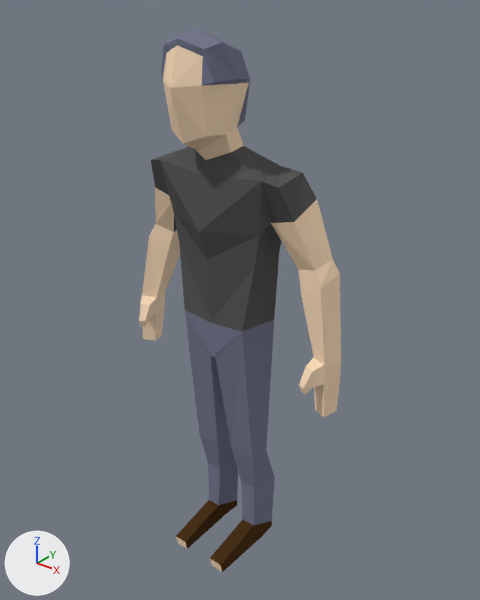
The Blender file Assets/FBX/Character/Character.blend as it was, and as the next commit left it.
One viewpoint serves both versions: a 50 mm camera at (1.57, -1.75, 2.63) aimed at (0.04, 0.16, 1.44). Every picture has the same lights, and +X, +Y and +Z are marked at lower left.
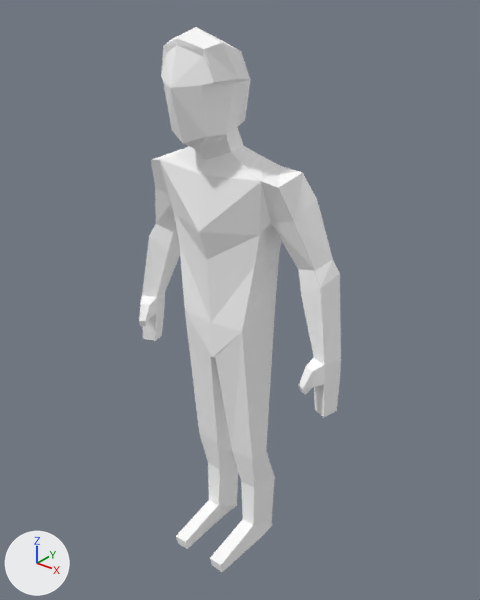
Changed parts and their boxes [x1, y1, x2, y2] in the pictures (480 x 600 px):
part 1 of me_cube_030, recoloured (beige to grey)
    both: [139, 45, 341, 572]
part 2 of me_cube_030, recoloured (grey to white)
    both: [151, 146, 317, 332]
part 3 of me_cube_030, recoloured (blue to grey)
    both: [161, 27, 275, 526]
part 4 of me_cube_030, recoloured (brown to white)
    both: [176, 500, 272, 572]

Diff of the bpy script that builds the scene:
```diff
--- a/Assets/FBX/Character/Character.blend.py
+++ b/Assets/FBX/Character/Character.blend.py
@@ mat_character @@
+mat_character = diffuse_material('Character')
+mat_character.base_color = (1.0, 1.0, 1.0)  # white #ffffff
@@ me_cube_030 @@
 me_cube_030.from_pydata(...)  # 106 vertices, 94 faces; spans x 0.0..3.4, y -1.0..1.9, z -17.9..-2.5
 # used by ob_mesh; location = (0.0, 0.0, 2.853); scale = (0.149, 0.149, 0.149)
+# me_cube_030 part 1: all 37 faces that had it switch from mat_skin (beige #faddbb) to mat_character (white #ffffff)
+# me_cube_030 part 2: all 22 faces that had it switch from mat_shirt (dark grey #585858) to mat_character (white #ffffff)
+# me_cube_030 part 3: all 27 faces that had it switch from mat_pants (blue #767a8f) to mat_character (white #ffffff)
+# me_cube_030 part 4: all 8 faces that had it switch from mat_shoes (brown #49311a) to mat_character (white #ffffff)
```
